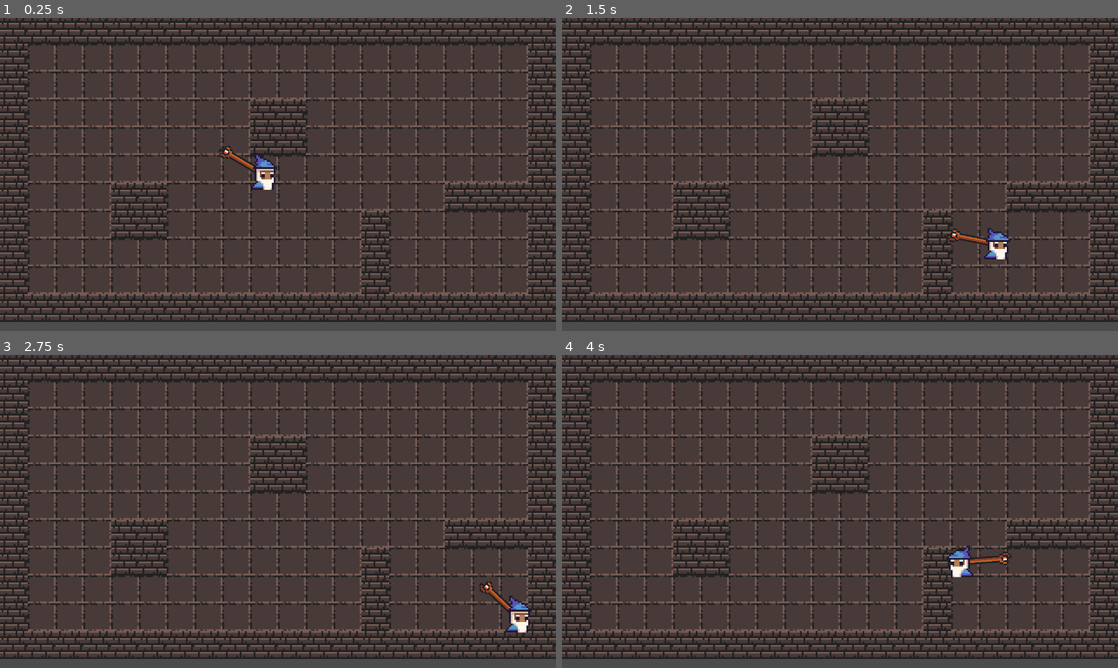
Above: before the commit, frames 1-4 (two rows, left to right).
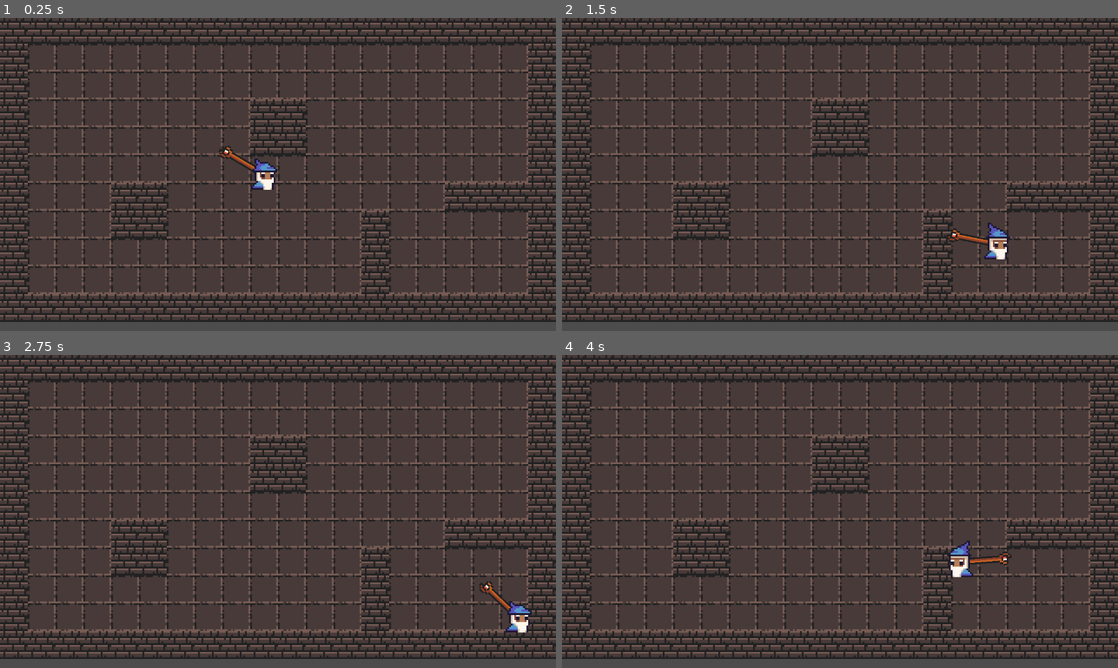
Above: after the commit, the same moments.

Repository: dsaltares/gmtk-2019
Game: Godot game, scene res://Playground.tscn
Same seed, same stepped clock (60 frames per second), same inputs: the game is played once before the commit and once after it.
Inputs (mouse positions are in pixels of both pictures, inside the frame that each line leads up to):
- Up to frame 1 (0.25 s): no input
- Up to frame 2 (1.5 s): move the mouse to (962, 158) at 0.52 s; hold Right (move_right) 0.53-1.28 s; move the mouse to (728, 190) at 1.27 s; hold Down (move_down) from 1.28 s (still down)
- Up to frame 3 (2.75 s): move the mouse to (333, 442) at 2.02 s; release Down (move_down) at 2.03 s; hold Right (move_right) from 2.03 s (still down)
- Up to frame 4 (4 s): move the mouse to (812, 574) at 2.77 s; release Right (move_right) at 2.78 s; hold Up (move_up) 2.78-3.53 s; move the mouse to (1006, 558) at 3.52 s; hold Left (move_left) from 3.53 s (still down)

The runs differ from the first frame. In frame 1, 0.1% of the frame differs, in the area x 45-50%, y 43-50%; in frame 2, 0.1%; in frame 3, 0.1%; in frame 4, 0.1%.

Commit message:
add crosshair

Diff:
--- a/game/Player.tscn
+++ b/game/Player.tscn
@@ -47,7 +47,7 @@
 position = Vector2( -0.184418, -5.16351 )
 frames = SubResource( 1 )
 animation = "run"
-frame = 1
+frame = 3
 playing = true
 
 [node name="CollisionShape2D" type="CollisionShape2D" parent="."]
--- a/game/Playground.tscn
+++ b/game/Playground.tscn
@@ -1,7 +1,8 @@
-[gd_scene load_steps=3 format=2]
+[gd_scene load_steps=4 format=2]
 
 [ext_resource path="res://tileset.tres" type="TileSet" id=1]
 [ext_resource path="res://Player.tscn" type="PackedScene" id=2]
+[ext_resource path="res://crosshair/Crosshair.gd" type="Script" id=3]
 
 [node name="Root" type="Node2D"]
 
@@ -18,3 +19,6 @@
 position = Vector2( 47.939, 43.1494 )
 current = true
 zoom = Vector2( 0.25, 0.25 )
+
+[node name="Crosshair" type="Node" parent="."]
+script = ExtResource( 3 )
--- /dev/null
+++ b/game/crosshair/Crosshair.gd
@@ -0,0 +1,6 @@
+extends Node
+
+var crosshair = load('res://crosshair/crosshair.png')
+
+func _ready():
+	Input.set_custom_mouse_cursor(crosshair)
Binary file added: game/crosshair/crosshair.png
Not shown, added: game/crosshair/crosshair.png.import
